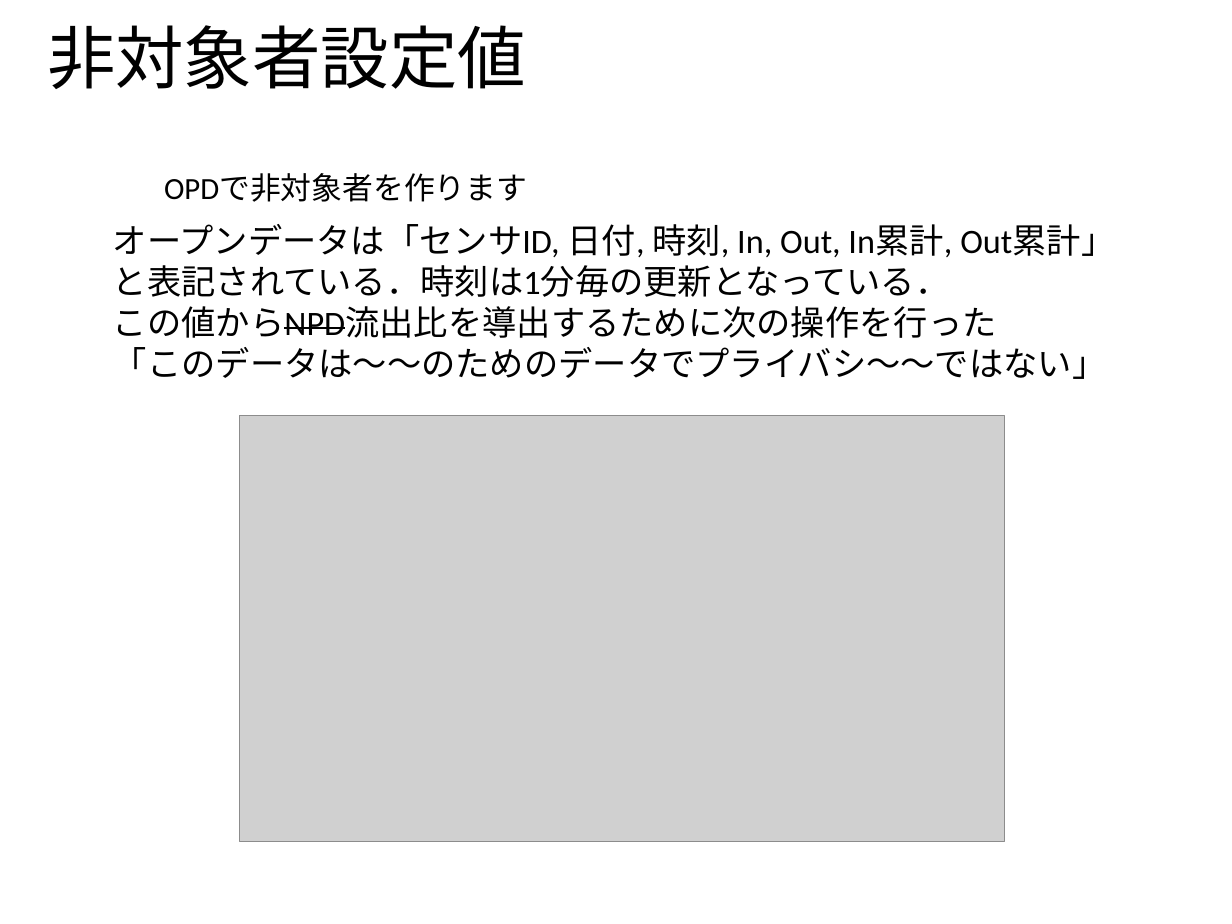
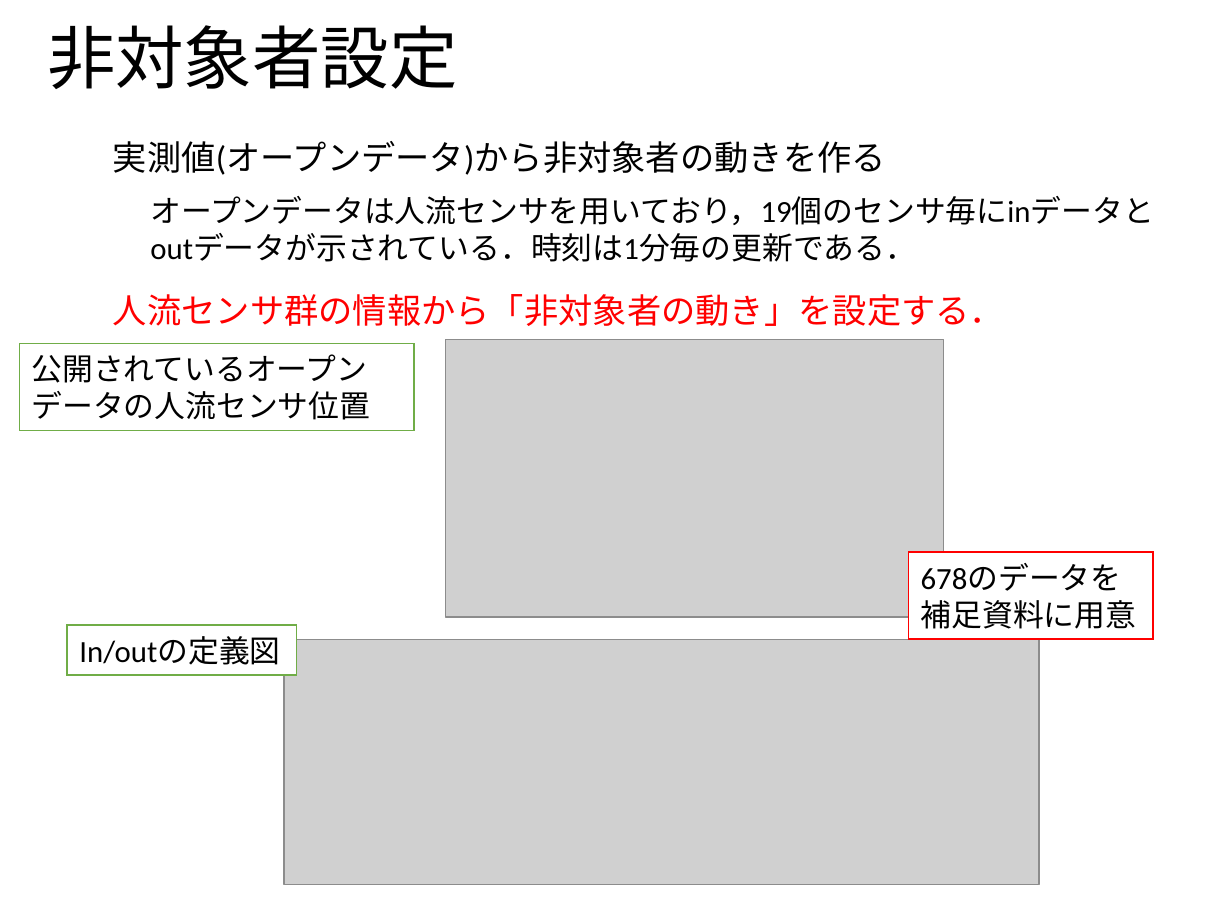
Before and after one commit to ao-megane/LplcOpenDataConverter, a slide deck: slide 15 of LplcOpenDataConverter/LplcOpenDataConverter/プレゼン/多地点カメラを用いた見守りサービスにおける第三者のプライバシデータ流出比の定量評価.pptx (slide 13 before the commit). Drawn at 1232x924 pixels with LibreOffice and Linux fonts; fonts in the diff are those of the drawing; grey boxes stand for pictures; background and template pictures are left out. Boxes give left, top, right and bottom in pixels: in the first picture for what was removed or moved away, otherwise in the second. Text is boxed around its words. In the diff, an @@ line names an element or a change of style, - is before the commit and + after.

```diff
--- a/LplcOpenDataConverter/LplcOpenDataConverter/プレゼン/多地点カメラを用いた見守りサービスにおける第三者のプライバシデータ流出比の定量評価.pptx
+++ b/LplcOpenDataConverter/LplcOpenDataConverter/プレゼン/多地点カメラを用いた見守りサービスにおける第三者のプライバシデータ流出比の定量評価.pptx
@@ title at [47,25,457,89]: text changed @@
-非対象者設定値
+非対象者設定
@@ text at [113,141,886,175]: text changed; size 18 to 20 pt @@
-OPDで非対象者を作ります
+実測値(オープンデータ)から非対象者の動きを作る
@@ text added at [150,196,1153,262], 18 pt, text #000000 @@
+オープンデータは人流センサを用いており，19個のセンサ毎にinデータとoutデータが示されている．時刻は1分毎の更新である．
@@ text removed at [113,224,1115,379] @@
-オープンデータは「センサID, 日付, 時刻, In, Out, In累計, Out累計」と表記されている．時刻は1分毎の更新となっている．
-この値からNPD流出比を導出するために次の操作を行った
-「このデータは～～のためのデータでプライバシ～～ではない」
@@ text added at [113,294,1004,326], 20 pt, text #FF0000 @@
+人流センサ群の情報から「非対象者の動き」を設定する．
@@ rectangle added at [20,344,414,431], fill #FFFFFF, outline #70AD47 1 pt, 18 pt, text #000000 @@
+公開されているオープンデータの人流センサ位置
@@ picture: place and size @@
-picture at [240,415,1004,841]
+picture at [446,339,944,617]
@@ rectangle added at [908,552,1153,639], fill #FFFFFF, outline #FF0000 1 pt, 18 pt, text #000000 @@
+678のデータを
+補足資料に用意
@@ rectangle added at [68,626,297,675], fill #FFFFFF, outline #70AD47 1 pt, 18 pt, text #000000 @@
+In/outの定義図
@@ picture added at [283,639,1039,885] @@
```
Also in this commit, not shown: 18 other slides changed, 8 slides added, 9 slides removed, 1 other file.
